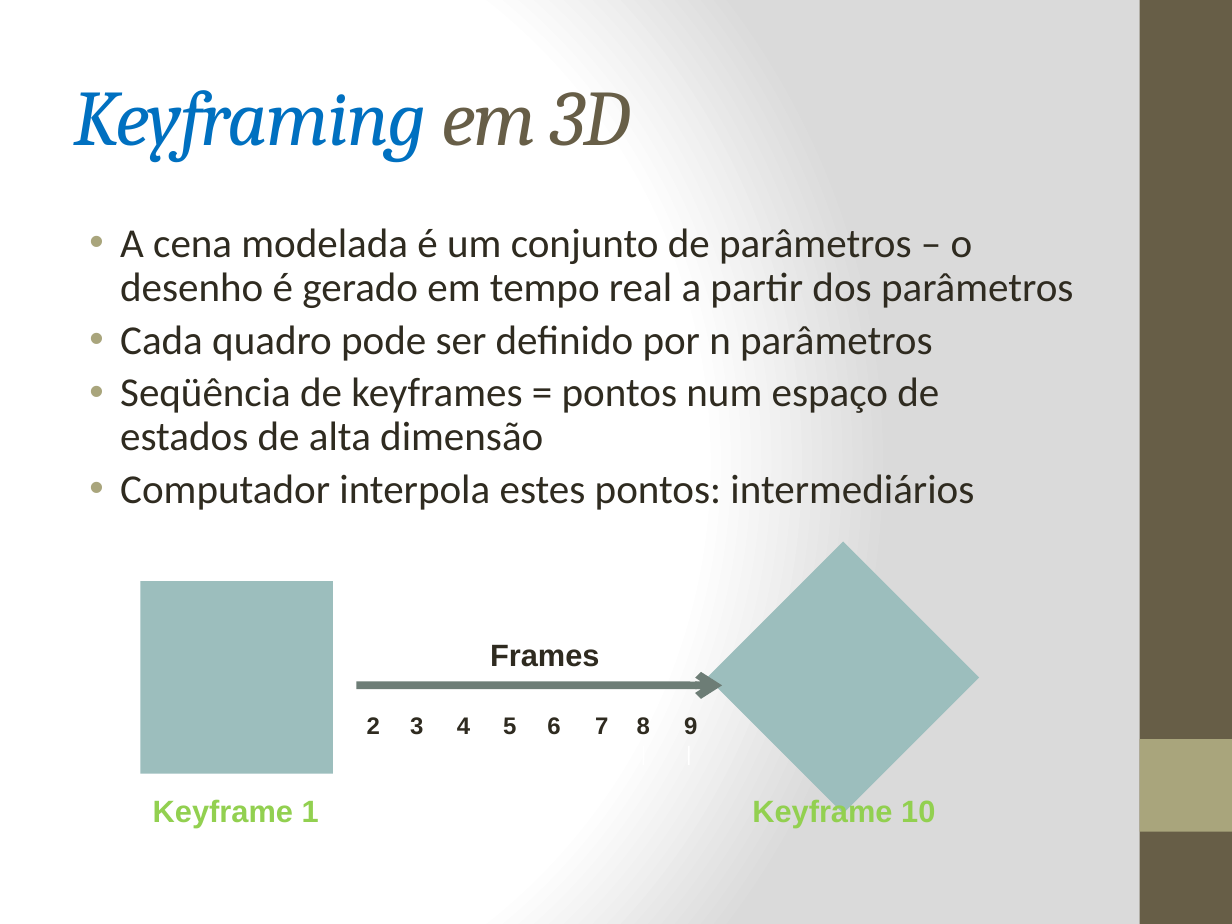
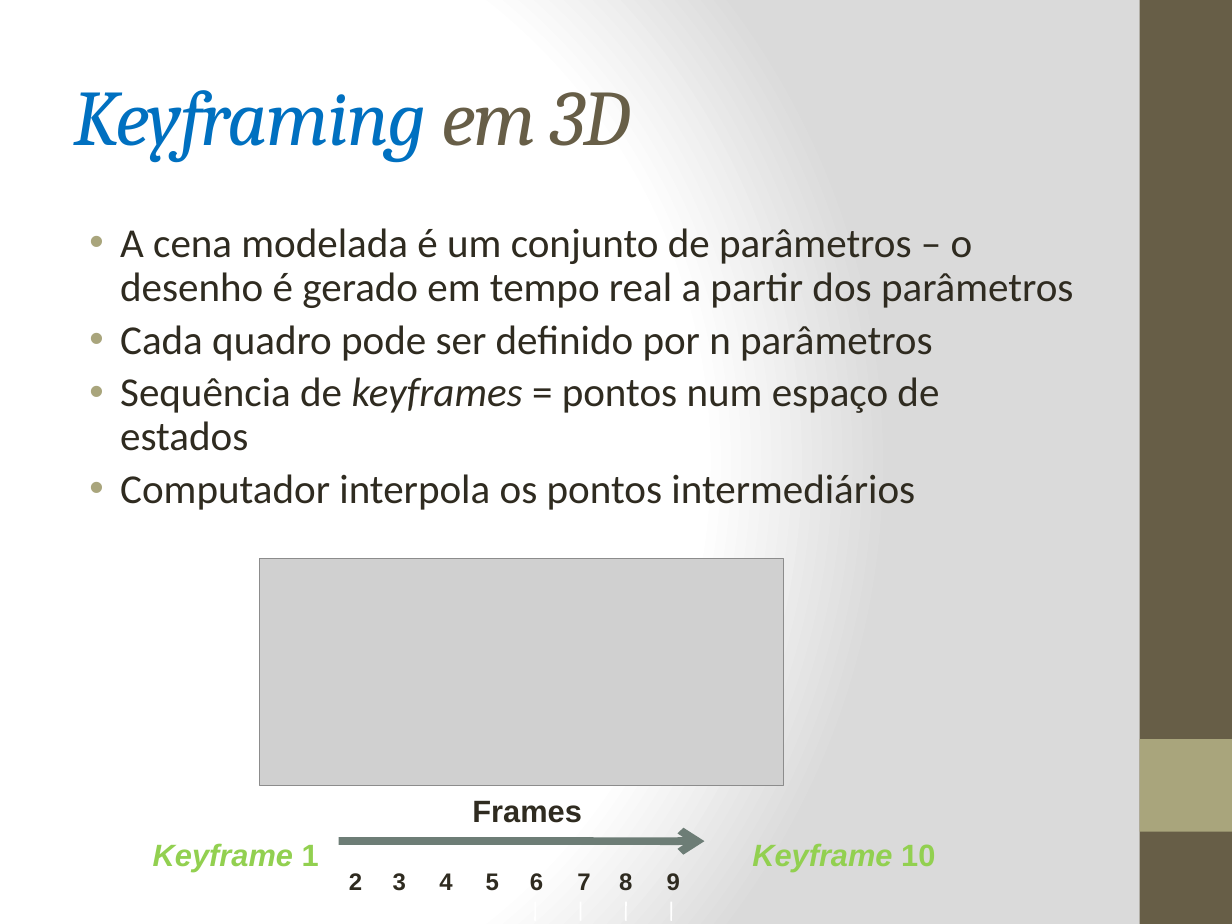
Before and after one commit to fegemo/cefet-cg, a slide deck: slide 15 of attachments/AnimacaoFlavioCoutinho.pptx (slide 11 before the commit). Drawn at 1232x924 pixels with LibreOffice and Linux fonts; fonts in the diff are those of the drawing; grey boxes stand for pictures. Boxes give left, top, right and bottom in pixels: in the first picture for what was removed or moved away, otherwise in the second. Text is boxed around its words. In the diff, an @@ line names an element or a change of style, - is before the commit and + after.

```diff
--- a/attachments/AnimacaoFlavioCoutinho.pptx
+++ b/attachments/AnimacaoFlavioCoutinho.pptx
@@ text at <box>120,377,939,510</box>: text changed @@
-• Seqüência de keyframes = pontos num espaço de estados de alta dimensão
-• Computador interpola estes pontos: intermediários
+• Sequência de keyframes = pontos num espaço de estados
+• Computador interpola os pontos intermediários
@@ picture added at <box>260,558,784,785</box> @@
@@ rectangle removed at <box>707,542,979,814</box> @@
@@ rectangle removed at <box>140,582,333,774</box> @@
@@ text "Keyframe 1": place and size @@
-text "Keyframe 1" at <box>153,799,319,827</box>
+text "Keyframe 1" at <box>153,843,319,871</box>
@@ text "Keyframe 1" at <box>153,843,319,871</box>: italic on in "Keyframe" @@
@@ text "Keyframe 10": place and size @@
-text "Keyframe 10" at <box>752,797,935,827</box>
+text "Keyframe 10" at <box>752,843,935,871</box>
@@ text "Keyframe 10" at <box>752,843,935,871</box>: italic on in "Keyframe" @@
@@ 6 texts, 4 lines: place and size @@
-6 texts, 4 lines at <box>367,644,689,765</box>
+6 texts, 4 lines at <box>349,800,671,920</box>
@@ 4 lines, 3 texts, 1 arrow: place and size @@
-4 lines, 3 texts, 1 arrow at <box>356,685,722,765</box>
+4 lines, 3 texts, 1 arrow at <box>339,841,705,920</box>
```
Also in this commit, not shown: 3 other slides changed, 9 slides added, 10 other files.
